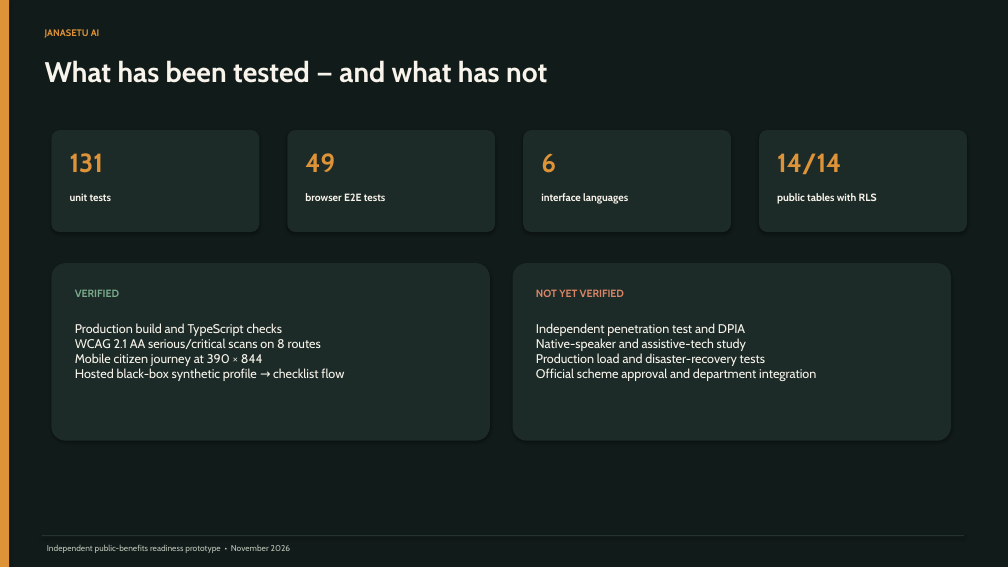
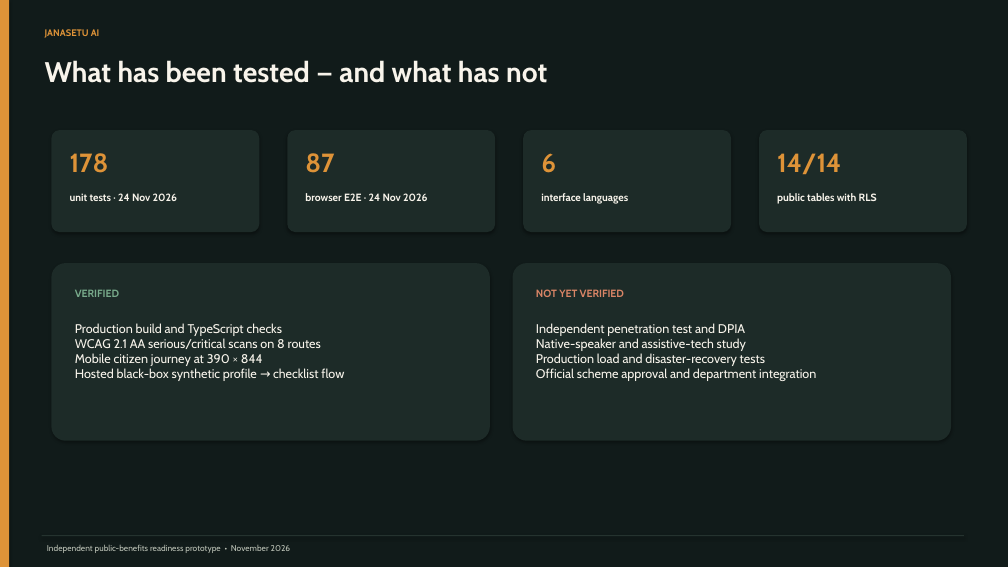
Before and after one commit to PSP-YN/JanaSetu-AI, a slide deck: slide 7 of submission/JanaSetu_AI_Submission_Deck.pptx. Drawn at 1008x567 pixels with LibreOffice and Linux fonts; fonts in the diff are those of the drawing. Boxes give left, top, right and bottom in pixels: in the first picture for what was removed or moved away, otherwise in the second. Text is boxed around its words. In the diff, an @@ line names an element or a change of style, - is before the commit and + after.

```diff
--- a/submission/JanaSetu_AI_Submission_Deck.pptx
+++ b/submission/JanaSetu_AI_Submission_Deck.pptx
@@ text at bbox=[70, 153, 109, 173]: text changed @@
-131
+178
@@ text at bbox=[305, 153, 334, 173]: text changed @@
-49
+87
@@ text at bbox=[70, 193, 177, 201]: text changed @@
-unit tests
+unit tests · 24 Nov 2026
@@ text at bbox=[305, 193, 427, 201]: text changed @@
-browser E2E tests
+browser E2E · 24 Nov 2026
```
Also in this commit, not shown: 4 other files.
